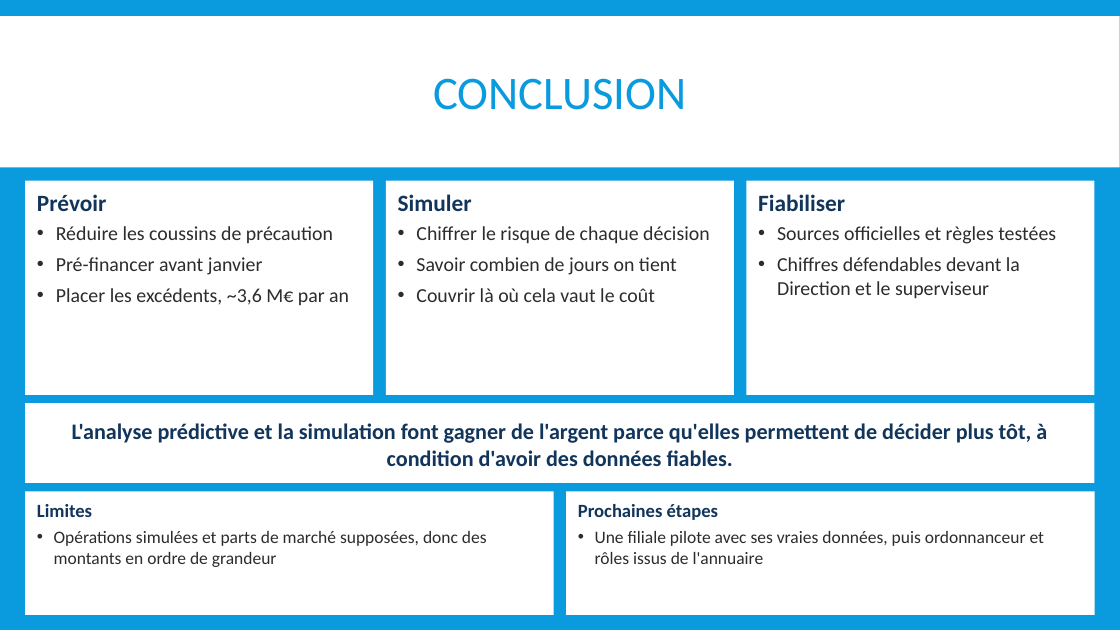
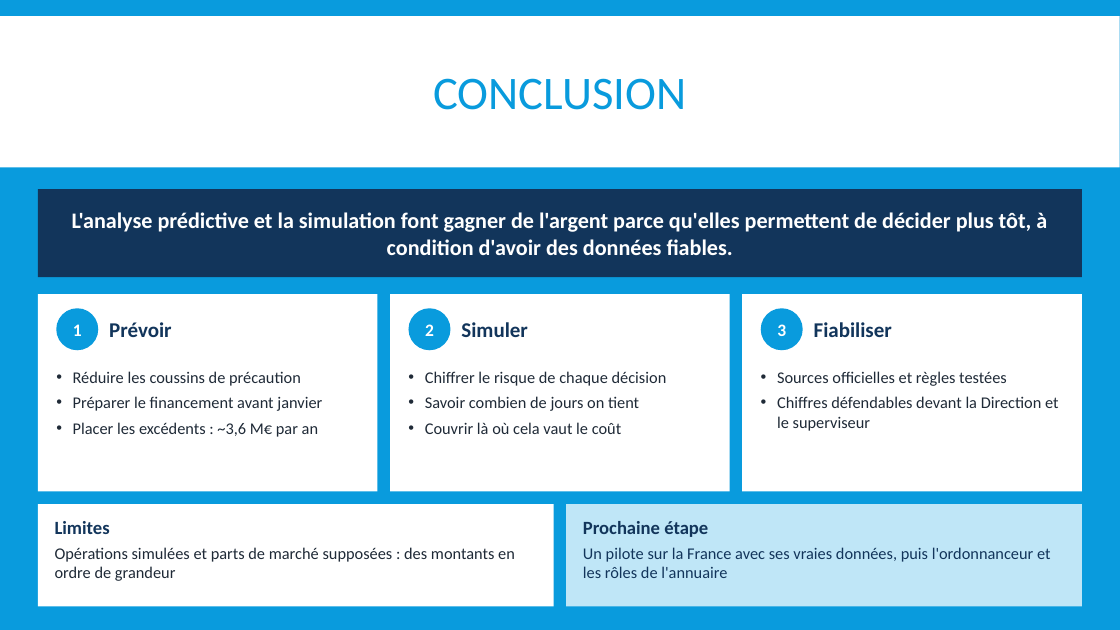
Before and after one commit to mehdi182003/projet_bi_finance, a slide deck: slide 16 of livrables/04_IBI_SUPPORT_SOUTENANCE_BI-predictive-Finance_G5.pptx. Drawn at 1120x630 pixels with LibreOffice and Linux fonts; fonts in the diff are those of the drawing. Boxes give left, top, right and bottom in pixels: in the first picture for what was removed or moved away, otherwise in the second. Text is boxed around its words. In the diff, an @@ line names an element or a change of style, - is before the commit and + after.

```diff
--- a/livrables/04_IBI_SUPPORT_SOUTENANCE_BI-predictive-Finance_G5.pptx
+++ b/livrables/04_IBI_SUPPORT_SOUTENANCE_BI-predictive-Finance_G5.pptx
@@ text at (37, 194, 107, 211): paragraph removed @@
-Prévoir
@@ rectangle "L'analyse prédictive et la simulation ...": place and size @@
-rectangle "L'analyse prédictive et la simulation ..." at (25, 403, 1095, 483)
+rectangle "L'analyse prédictive et la simulation ..." at (38, 189, 1082, 277)
@@ rectangle "L'analyse prédictive et la simulation ..." at (38, 189, 1082, 277): text colour #12355B to #FFFFFF; fill #FFFFFF to #12355B @@
@@ text at (398, 194, 472, 211): paragraph removed @@
-Simuler
@@ text at (758, 194, 845, 211): paragraph removed @@
-Fiabiliser
@@ rectangle added at (38, 294, 377, 492), fill #FFFFFF @@
@@ rectangle added at (390, 294, 729, 492), fill #FFFFFF @@
@@ rectangle added at (743, 294, 1082, 492), fill #FFFFFF @@
@@ ellipse added at (56, 308, 98, 350), fill #099BDD, 15 pt, text #FFFFFF, bold @@
+1
@@ text added at (109, 322, 171, 337), 18 pt, text #12355B, bold @@
+Prévoir
@@ ellipse added at (408, 308, 450, 350), fill #099BDD, 15 pt, text #FFFFFF, bold @@
+2
@@ text added at (461, 322, 528, 337), 18 pt, text #12355B, bold @@
+Simuler
@@ ellipse added at (761, 308, 803, 350), fill #099BDD, 15 pt, text #FFFFFF, bold @@
+3
@@ text added at (814, 322, 892, 337), 18 pt, text #12355B, bold @@
+Fiabiliser
@@ text "Réduire les coussins de précaution": place and size @@
-text "Réduire les coussins de précaution" at (25, 181, 373, 395)
+text "Réduire les coussins de précaution" at (73, 371, 322, 437)
@@ text "Réduire les coussins de précaution" at (73, 371, 322, 437): fill #FFFFFF to none @@
@@ text at (73, 371, 301, 386): size 17 to 14 pt, text colour #2C2C2C to #1F2A37 in "Réduire les coussins de précaution"; indent changed; less space between paragraphs @@
@@ text "Chiffrer le risque de chaque ...": place and size @@
-text "Chiffrer le risque de chaque ..." at (386, 181, 734, 395)
+text "Chiffrer le risque de chaque ..." at (425, 371, 667, 434)
@@ text "Chiffrer le risque de chaque ..." at (425, 371, 667, 434): size 17 to 14 pt, text colour #2C2C2C to #1F2A37; indent changed; less space between paragraphs; fill #FFFFFF to none @@
@@ text "Sources officielles et règles testées" at (777, 371, 1059, 431): size 17 to 14 pt, text colour #2C2C2C to #1F2A37; indent changed; less space between paragraphs; fill #FFFFFF to none @@
@@ text "Sources officielles et règles testées": place and size @@
-text "Sources officielles et règles testées" at (747, 181, 1095, 395)
+text "Sources officielles et règles testées" at (777, 371, 1059, 431)
@@ text at (73, 396, 322, 437): text changed; size 17 to 14 pt; text colour #2C2C2C to #1F2A37 @@
-• Pré-financer avant janvier
-• Placer les excédents, ~3,6 M€ par an
+• Préparer le financement avant janvier
+• Placer les excédents : ~3,6 M€ par an
@@ rectangle "Limites": place and size @@
-rectangle "Limites" at (25, 492, 554, 615)
+rectangle "Limites" at (38, 504, 554, 607)
@@ rectangle "Prochaine étape": place and size @@
-rectangle "Prochaine étape" at (566, 492, 1095, 615)
+rectangle "Prochaine étape" at (566, 504, 1082, 607)
@@ rectangle "Prochaine étape" at (566, 504, 1082, 607): fill #FFFFFF to #BFE6F7 @@
@@ text in rectangle at (583, 521, 1051, 578): text changed; size 15 to 14 pt; text colour #2C2C2C to #12355B @@
-Prochaines étapes
-• Une filiale pilote avec ses vraies données, puis ordonnanceur et rôles issus de l'annuaire
+Prochaine étape
+Un pilote sur la France avec ses vraies données, puis l'ordonnanceur et les rôles de l'annuaire
@@ text in rectangle at (55, 547, 515, 581): text changed; size 15 to 14 pt; text colour #2C2C2C to #1F2A37 @@
-• Opérations simulées et parts de marché supposées, donc des montants en ordre de grandeur
+Opérations simulées et parts de marché supposées : des montants en ordre de grandeur
```
Also in this commit, not shown: 13 other slides changed, 10 other files.
